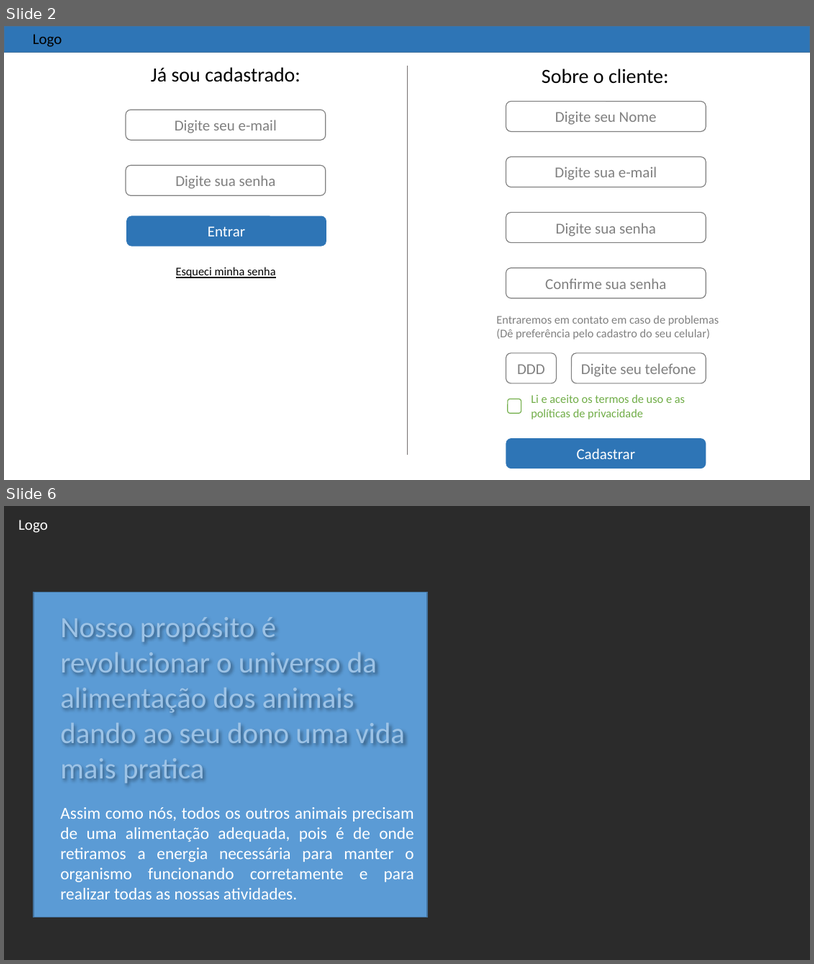
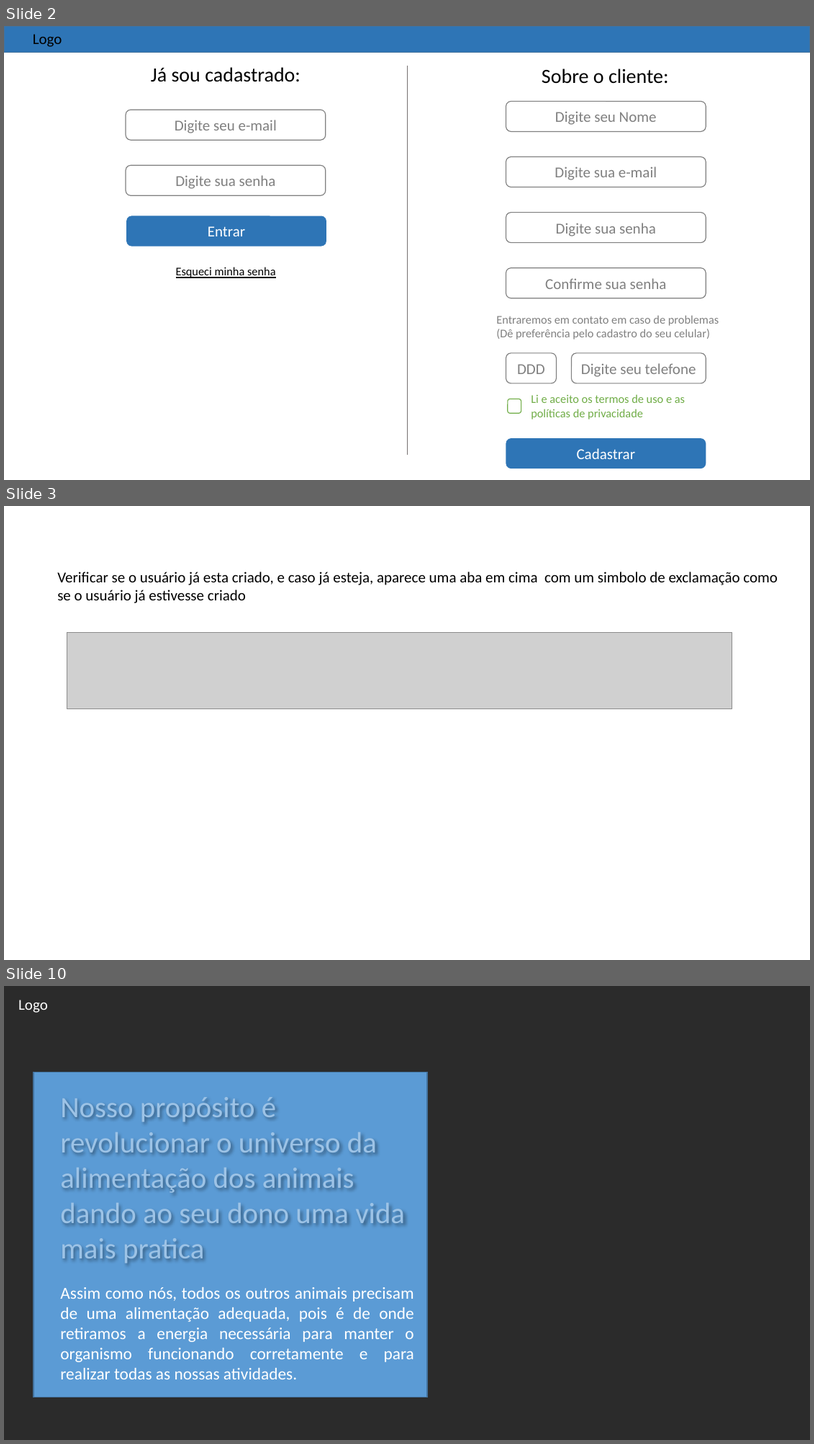
Before and after one commit to DudaElias/ProjetoParaAnimais, a slide deck: Ideias/PP.pptx. Shown one above the other, each under a label of ours: slides 2 and 6 before the commit, slides 2, 3 and 10 after it; the slides between them are not shown. The pictures are 814x964 and 814x1444 pixels, drawn with LibreOffice and Linux fonts; fonts in the diff are those of the drawing; grey boxes stand for pictures; background and template pictures are left out; a plain dark background stands for a picture behind light text. Boxes give left, top, right and bottom in pixels: in the first picture for what was removed or moved away, otherwise in the second. Text is boxed around its words. In the diff, an @@ line names an element or a change of style, - is before the commit and + after.

```diff
--- a/Ideias/PP.pptx
+++ b/Ideias/PP.pptx
@@ slide 3 added at bbox=[4, 506, 810, 960], background #FFFFFF @@
@@ text added at bbox=[57, 572, 778, 603], 18 pt, text #000000 @@
+Verificar se o usuário já esta criado, e caso já esteja, aparece uma aba em cima com um simbolo de exclamação como se o usuário já estivesse criado
@@ picture added at bbox=[67, 632, 733, 708] @@
@@ what was slide 6 is now slide 10 @@
```
Also in this commit, not shown: 3 slides changed, 3 other slides added, 6 other files.
